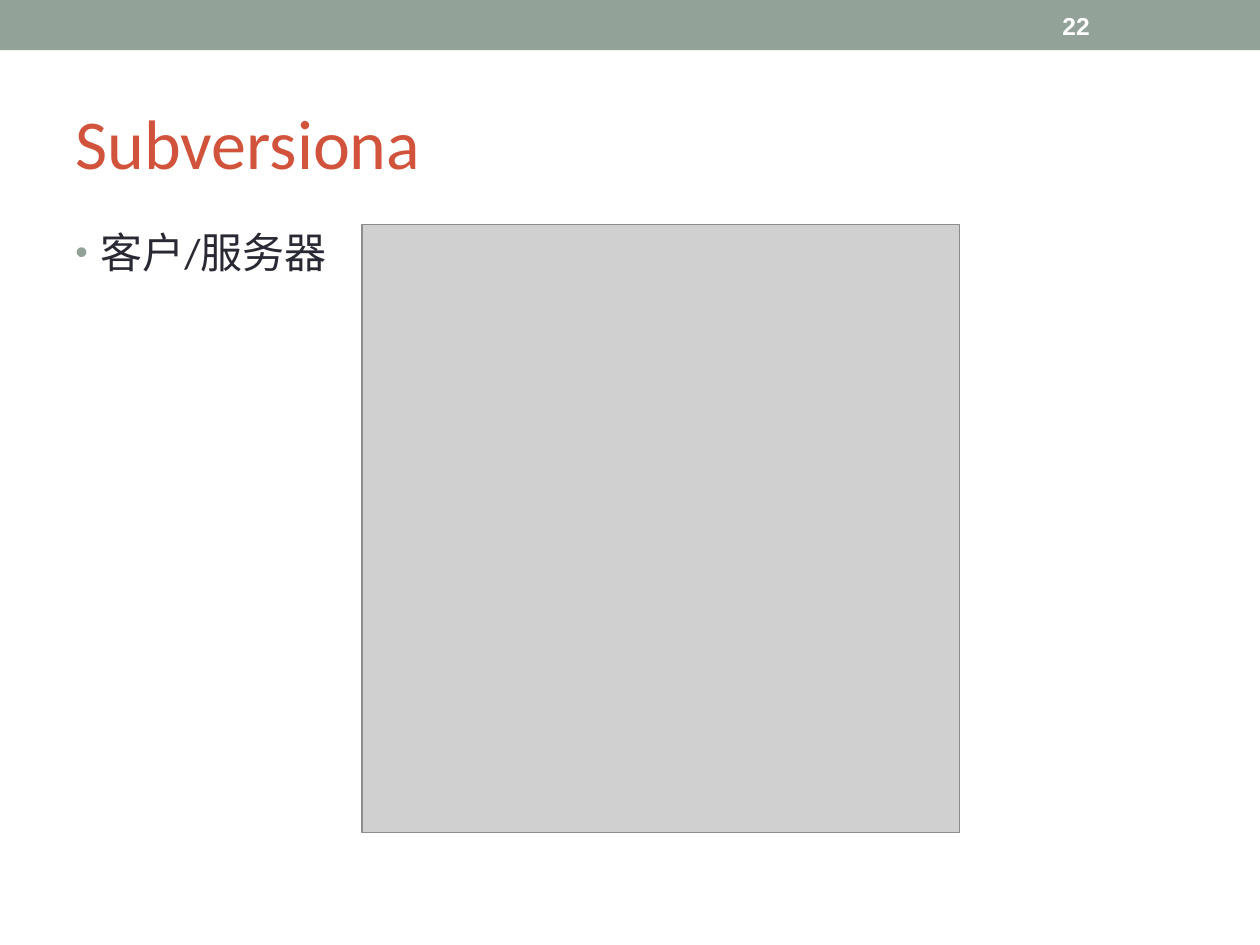
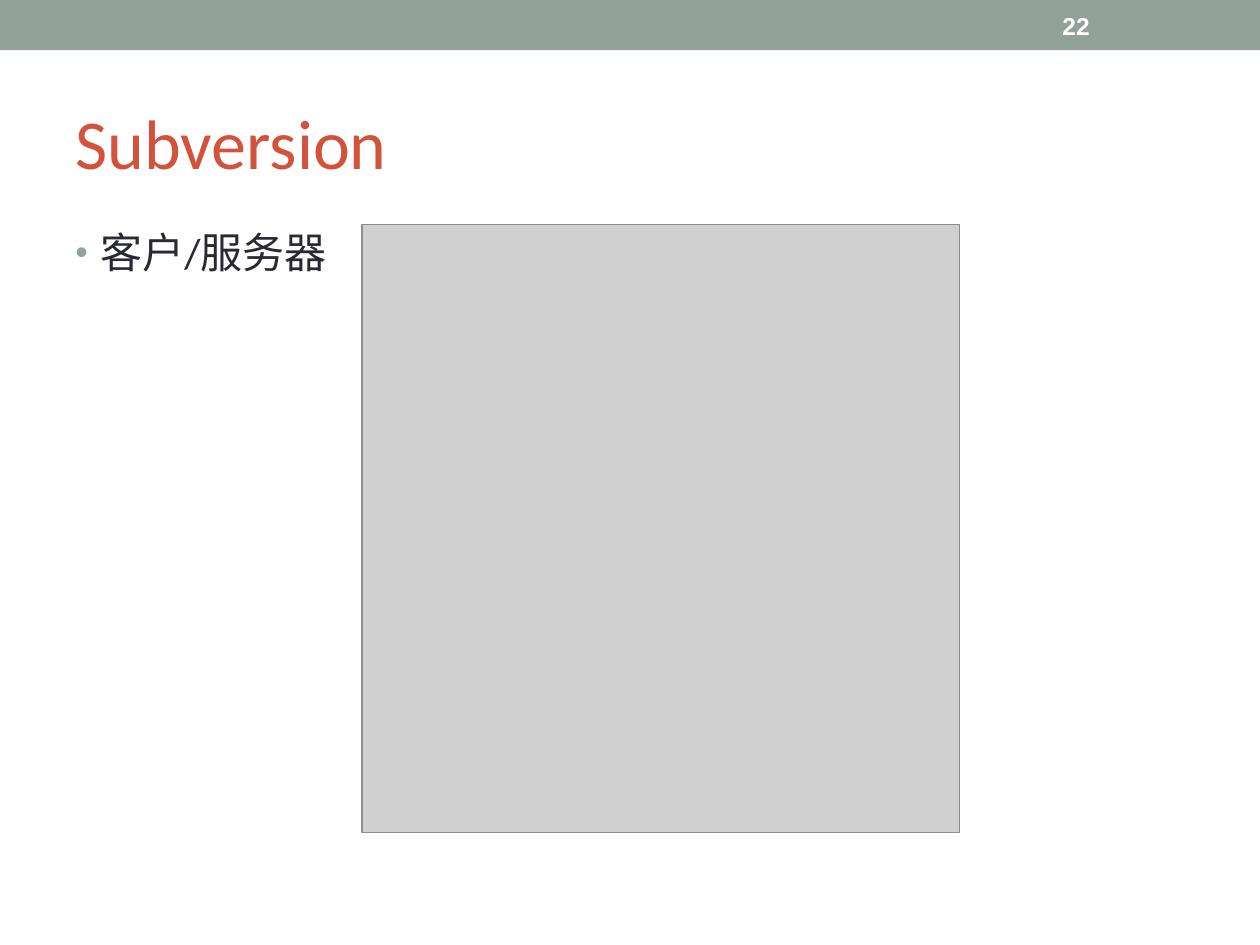
Before and after one commit to Lyon-NEU/Git, a slide deck: slide 22 of git.ppt. Drawn at 1260x945 pixels with LibreOffice and Linux fonts; fonts in the diff are those of the drawing; grey boxes stand for pictures. Boxes give left, top, right and bottom in pixels: in the first picture for what was removed or moved away, otherwise in the second. Text is boxed around its words. In the diff, an @@ line names an element or a change of style, - is before the commit and + after.

```diff
--- a/git.ppt
+++ b/git.ppt
@@ title at box(76, 120, 387, 170): text changed @@
-Subversiona
+Subversion
```
Also in this commit, not shown: 8 other slides changed.
